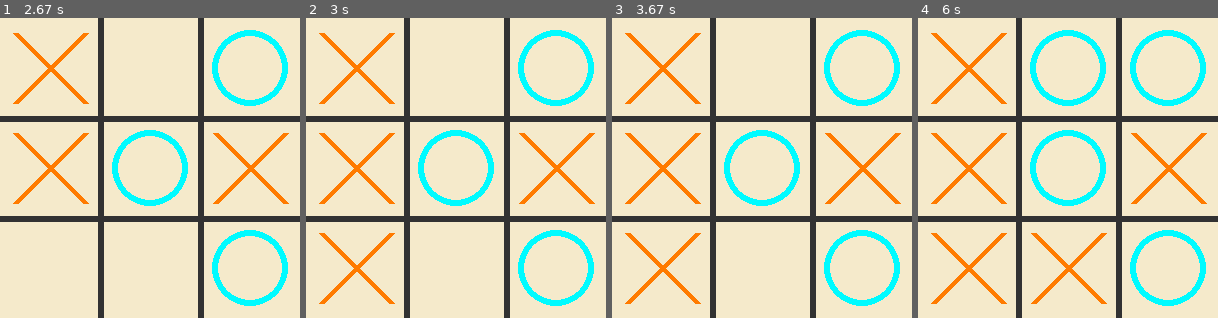
Above: before the commit, frames 1-4 (left to right).
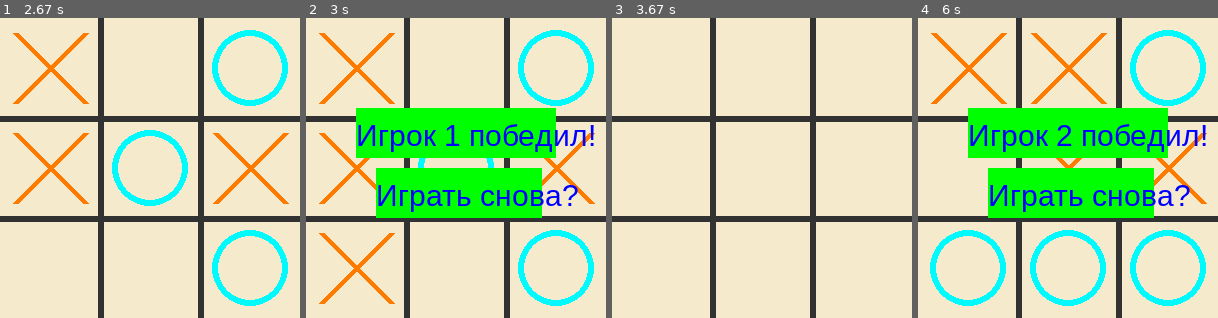
Above: after the commit, the same moments.

Repository: saimyy/PyGame
Game: pygame game, started from main.py
The game is run twice, just before and just after one commit, with the same random seed, the same clock (stepped at 60 frames per second) and the same inputs.
Inputs (mouse positions are in pixels of both pictures, inside the frame that each line leads up to):
- Up to frame 1 (2.67 s): press the mouse at (150, 186) at 0.37 s; move the mouse to (114, 177) at 0.47 s; release the mouse at (78, 171) at 0.6 s; press the mouse at (150, 186) at 0.7 s; move the mouse to (204, 231) at 0.8 s; release the mouse at (258, 273) at 0.93 s; click (72, 57) at 1.05 s; click (153, 198) at 1.38 s; press the mouse at (153, 198) at 1.7 s; move the mouse to (192, 171) at 1.8 s; release the mouse at (228, 141) at 1.93 s; click (213, 114) at 2.55 s
- Up to frame 2 (3 s): click (384, 219) at 2.88 s
- Up to frame 3 (3.67 s): click (765, 192) at 3.22 s, where only the run after the commit has a clickable "Играть снова?"; press the mouse at (690, 219) at 3.53 s; move the mouse to (735, 165) at 3.63 s
- Up to frame 4 (6 s): release the mouse at (1086, 108) at 3.77 s; press the mouse at (996, 219) at 3.87 s; move the mouse to (993, 240) at 3.97 s; release the mouse at (990, 261) at 4.1 s; press the mouse at (996, 219) at 4.2 s; move the mouse to (1044, 186) at 4.3 s; release the mouse at (1092, 150) at 4.43 s; click (1173, 108) at 4.55 s; press the mouse at (1173, 108) at 4.87 s; move the mouse to (1086, 81) at 4.97 s; release the mouse at (999, 57) at 5.1 s; press the mouse at (1173, 108) at 5.2 s; move the mouse to (1164, 192) at 5.3 s; release the mouse at (1158, 276) at 5.43 s; click (1161, 213) at 5.55 s; click (1077, 222) at 5.88 s

Frame 1 is identical in both runs. In frame 2, 21% of the frame differs, in the area x 16-96%, y 30-67%; in frame 3, 8.0%; in frame 4, 29%, in the area x 4-96%, y 4-96%.

Commit message:
finally commit

Diff:
--- a/func.py
+++ /dev/null
@@ -1,62 +0,0 @@
-import pygame
-from pygame.locals import *
-
-is_game_over = False
-player = 1
-clicked = False
-
-
-def draw_board(screen, bg_color, line_color):
-    screen.fill(bg_color)
-    for i in range(1, 3):
-        pygame.draw.line(screen, line_color, (0, i * 100), (300, i * 100), 6)
-        pygame.draw.line(screen, line_color, (i * 100, 0), (i * 100, 300), 6)
-
-
-def tic_tac(board, screen):
-    i = 0
-    for i, x in enumerate(board):
-        j = 0
-        for j, y in enumerate(x):
-            if y == 1:
-                pygame.draw.line(screen, (255, 123, 0), (i * 100 + 15, j * 100 + 15),
-                                 (i * 100 + 85, j * 100 + 85), 6)
-                pygame.draw.line(screen, (255, 123, 0), (i * 100 + 85, j * 100 + 15),
-                                 (i * 100 + 15, j * 100 + 85), 6)
-            if y == -1:
-                pygame.draw.circle(screen, (0, 251, 255), (i * 100 + 50, j * 100 + 50), 38, 6)
-        i += 1
-
-
-def check_is_game_over(board):
-    global is_game_over
-    global winner
-    for j, x in enumerate(board):
-        if sum(x) == 3:
-            winner = 1
-            is_game_over = True
-        if sum(x) == -3:
-            winner = 2
-            is_game_over = True
-        if board[0][j] + board[1][j] + board[2][j] == 3:
-            winner = 1
-            is_game_over = True
-        if board[0][j] + board[1][j] + board[2][j] == -3:
-            winner = 2
-            is_game_over = True
-    if board[0][0] + board[1][1] + board[2][2] == 3 or board[2][0] + board[1][1] + board[0][2] == 3:
-        winner = 1
-        is_game_over = True
-    if board[0][0] + board[1][1] + board[2][2] == -3 or board[2][0] + board[1][1] + board[0][2] == -3:
-        winner = 2
-        is_game_over = True
-
-    if not is_game_over:
-        is_tie = True
-        for row in board:
-            for i in row:
-                if i == 0:
-                    is_tie = False
-        if is_tie:
-            is_game_over = True
-            winner = 0
--- a/main.py
+++ b/main.py
@@ -1,35 +1,116 @@
 import pygame
 from pygame.locals import *
-from func import tic_tac, draw_board, check_is_game_over
 from const import screen_width, screen_height, bg_color, line_color
+
+
+def draw_board():
+    screen.fill(bg_color)
+    for i in range(1, 3):
+        pygame.draw.line(screen, line_color, (0, i * 100), (300, i * 100), 6)
+        pygame.draw.line(screen, line_color, (i * 100, 0), (i * 100, 300), 6)
+
+
+def check_is_game_over():
+    global is_game_over
+    global winner
+    for j, x in enumerate(board):
+        if sum(x) == 3:
+            winner = 1
+            is_game_over = True
+        if sum(x) == -3:
+            winner = 2
+            is_game_over = True
+        if board[0][j] + board[1][j] + board[2][j] == 3:
+            winner = 1
+            is_game_over = True
+        if board[0][j] + board[1][j] + board[2][j] == -3:
+            winner = 2
+            is_game_over = True
+    if board[0][0] + board[1][1] + board[2][2] == 3 or board[2][0] + board[1][1] + board[0][2] == 3:
+        winner = 1
+        is_game_over = True
+    if board[0][0] + board[1][1] + board[2][2] == -3 or board[2][0] + board[1][1] + board[0][2] == -3:
+        winner = 2
+        is_game_over = True
+
+    if not is_game_over:
+        is_tie = True
+        for row in board:
+            for i in row:
+                if i == 0:
+                    is_tie = False
+        if is_tie:
+            is_game_over = True
+            winner = 0
+
+
+def tic_tac():
+    i = 0
+    for i, x in enumerate(board):
+        j = 0
+        for j, y in enumerate(x):
+            if y == 1:
+                pygame.draw.line(screen, (255, 123, 0), (i * 100 + 15, j * 100 + 15),
+                                 (i * 100 + 85, j * 100 + 85), 6)
+                pygame.draw.line(screen, (255, 123, 0), (i * 100 + 85, j * 100 + 15),
+                                 (i * 100 + 15, j * 100 + 85), 6)
+            if y == -1:
+                pygame.draw.circle(screen, (0, 251, 255), (i * 100 + 50, j * 100 + 50), 38, 6)
+
 
 board = [[0, 0, 0], [0, 0, 0], [0, 0, 0]]
 is_game_over = False
-player = 1
-clicked = False
-
+players_turn = 1
+is_clicked = False
+winner = 0
+position = (0, 0)
 
 pygame.init()
 screen = pygame.display.set_mode((screen_width, screen_height))
 pygame.display.set_caption('Крестики-Нолики')
+font = pygame.font.SysFont('arial', 30)
+again_rect = Rect(screen_width // 2 - 80, screen_height // 2, 166, 50)
+
+
+def draw_game_over(win):
+    end_text = f'Игрок {win} победил!' if winner != 0 else 'Вы сыграли вничью!'
+    pygame.draw.rect(screen, (0, 255, 0), (300 // 2 - 100, 300 // 2 - 60, 200, 50))
+    screen.blit(font.render(end_text, True, (0, 0, 255)), (300 // 2 - 100, 300 // 2 - 50))
+    pygame.draw.rect(screen, (0, 255, 0), again_rect)
+    screen.blit(font.render('Играть снова?', True, (0, 0, 255)), (300 // 2 - 80, 300 // 2 + 10))
+
 
 run = True
 while run:
-    draw_board(screen, bg_color, line_color)
-    tic_tac(board, screen)
+    draw_board()
+    tic_tac()
     for event in pygame.event.get():
         if event.type == QUIT:
             run = False
         if not is_game_over:
-            if event.type == pygame.MOUSEBUTTONDOWN and not clicked:
-                clicked = True
-            if event.type == pygame.MOUSEBUTTONUP and clicked:
-                clicked = False
-                pos = pygame.mouse.get_pos()
-                cell_x = pos[0] // 100
-                cell_y = pos[1] // 100
+            if event.type == pygame.MOUSEBUTTONDOWN and not is_clicked:
+                is_clicked = True
+            if event.type == pygame.MOUSEBUTTONUP and is_clicked:
+                is_clicked = False
+                position = pygame.mouse.get_pos()
+                cell_x = position[0] // 100
+                cell_y = position[1] // 100
                 if board[cell_x][cell_y] == 0:
-                    board[cell_x][cell_y] = player
-                    player *= -1
-                    check_is_game_over(board)
+                    board[cell_x][cell_y] = players_turn
+                    players_turn *= -1
+                    check_is_game_over()
+    if is_game_over:
+        draw_game_over(winner)
+        if event.type == pygame.MOUSEBUTTONDOWN and not is_clicked:
+            is_clicked = True
+        if event.type == pygame.MOUSEBUTTONUP and is_clicked:
+            is_clicked = False
+            position = pygame.mouse.get_pos()
+            if again_rect.collidepoint(position):
+                is_game_over = False
+                players_turn = 1
+                position = (0, 0)
+                board = [[0, 0, 0], [0, 0, 0], [0, 0, 0]]
+                winner = 0
     pygame.display.update()
+pygame.quit()
